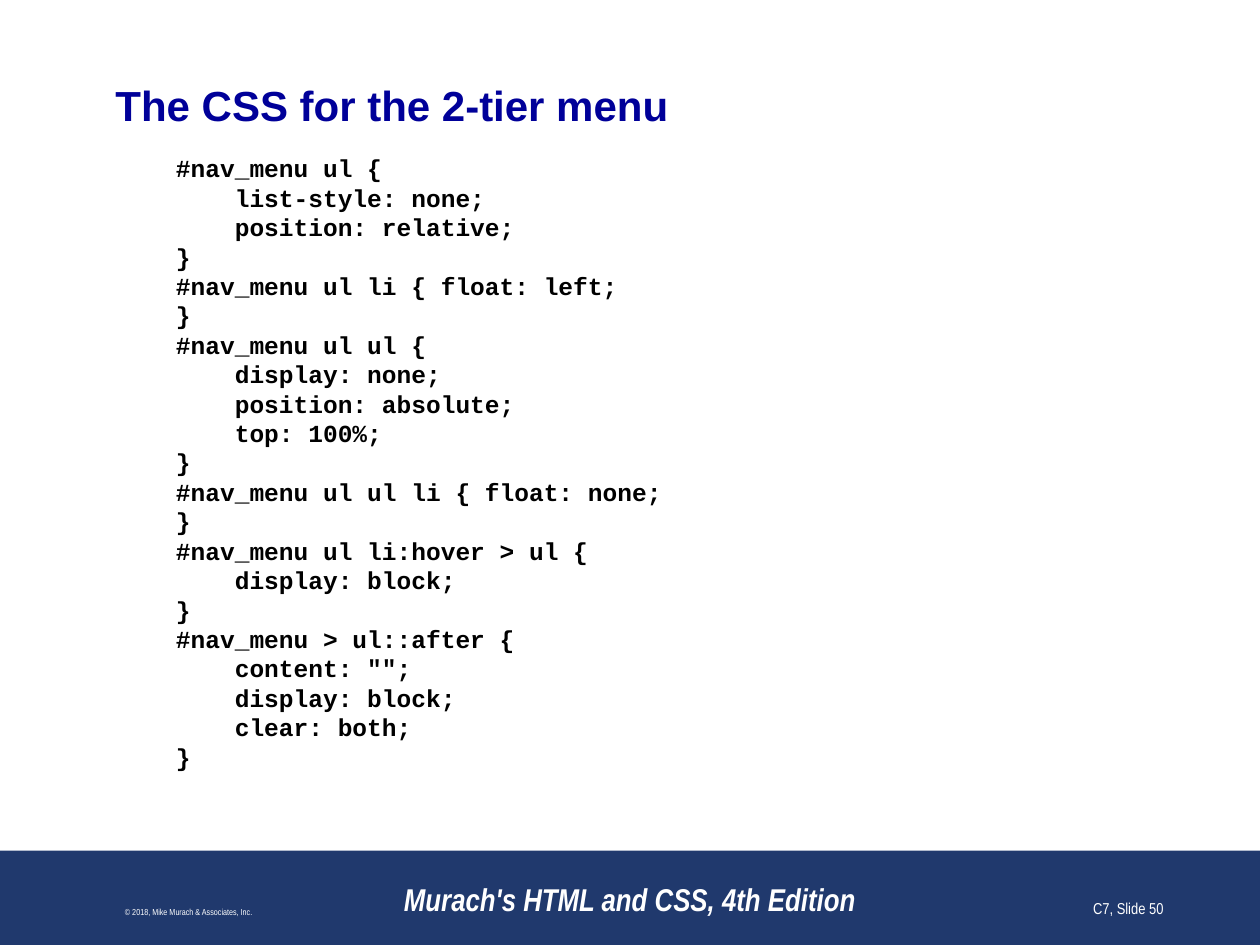
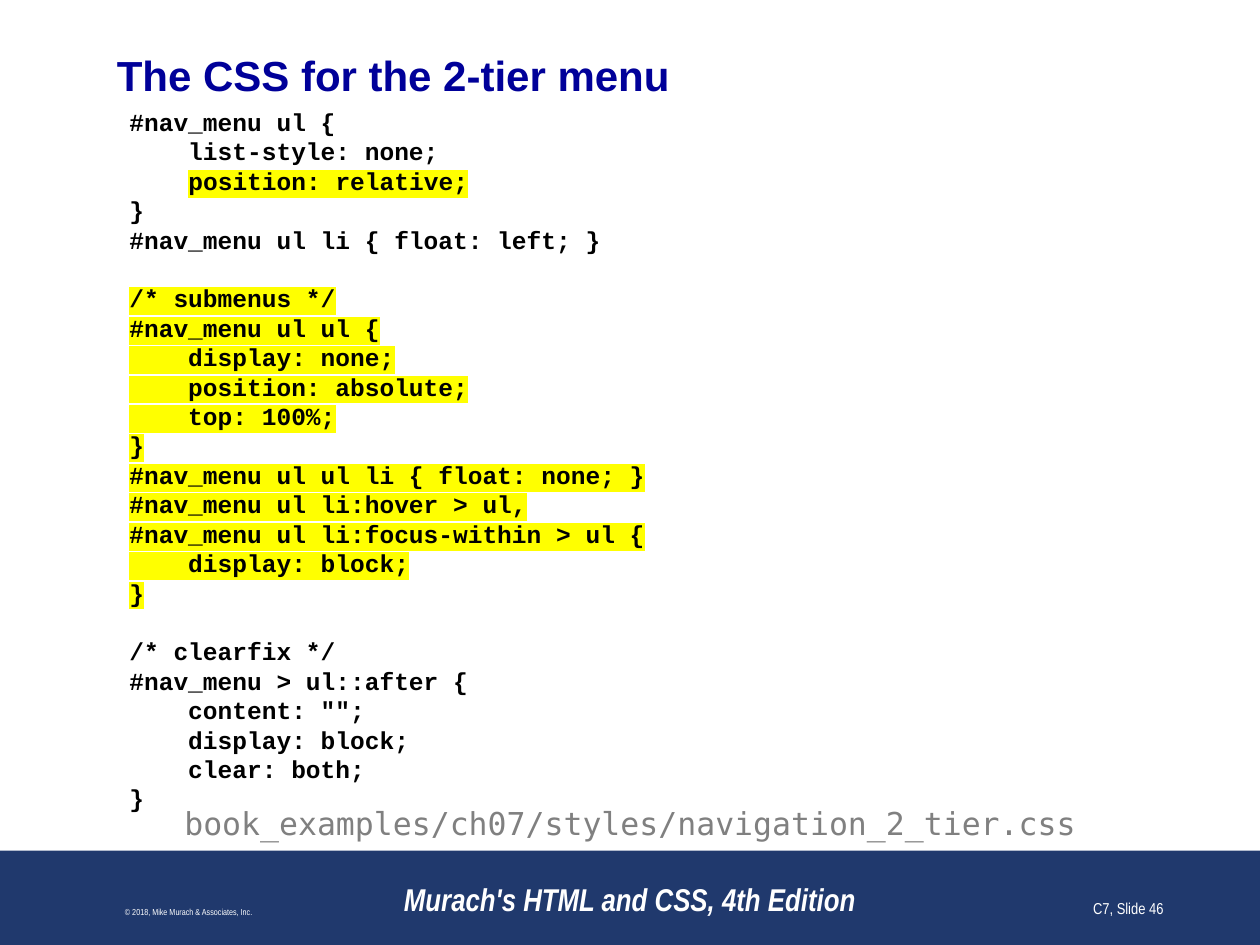
Before and after one commit to paulsmithkc/awd1000_base_lab_and_homework, a slide deck: slide 46 of murach_html_4e/slides/Chapter 7 slides (Revised).pptx (slide 50 before the commit). Drawn at 1260x945 pixels with LibreOffice and Linux fonts; fonts in the diff are those of the drawing; background and template pictures are left out. Boxes give left, top, right and bottom in pixels: in the first picture for what was removed or moved away, otherwise in the second. Text is boxed around its words. In the diff, an @@ line names an element or a change of style, - is before the commit and + after.

```diff
--- a/murach_html_4e/slides/Chapter 7 slides (Revised).pptx
+++ b/murach_html_4e/slides/Chapter 7 slides (Revised).pptx
@@ title "The CSS for the 2-tier ...": place and size @@
-title "The CSS for the 2-tier ..." at bbox=[115, 90, 668, 122]
+title "The CSS for the 2-tier ..." at bbox=[117, 60, 670, 92]
@@ text "#nav_menu ul {": place and size @@
-text "#nav_menu ul {" at bbox=[176, 159, 662, 741]
+text "#nav_menu ul {" at bbox=[129, 113, 615, 783]
@@ text at bbox=[129, 113, 468, 783]: highlight none to #FFFF00 in "position: relative;", "#nav_menu ul ul {", "display: none;", "position: absolute;" and 4 more places; indent changed @@
@@ text at bbox=[129, 231, 571, 308]: text changed @@
-#nav_menu ul li { float: left;
-}
+#nav_menu ul li { float: left; }
+/* submenus */
@@ text at bbox=[129, 466, 615, 546]: text changed @@
-#nav_menu ul ul li { float: none;
-}
-#nav_menu ul li:hover > ul {
+#nav_menu ul ul li { float: none; }
+#nav_menu ul li:hover > ul,
+#nav_menu ul li:focus-within > ul {
@@ text at bbox=[174, 642, 292, 661]: paragraph added @@
+/* clearfix */
@@ text added at bbox=[184, 811, 1075, 842], 18 pt, text #808080 @@
+book_examples/ch07/styles/navigation_2_tier.css
@@ page number at bbox=[1093, 902, 1163, 916]: text changed @@
-C7, Slide 50
+C7, Slide 46
```
Also in this commit, not shown: 37 other slides changed, 6 slides removed.
